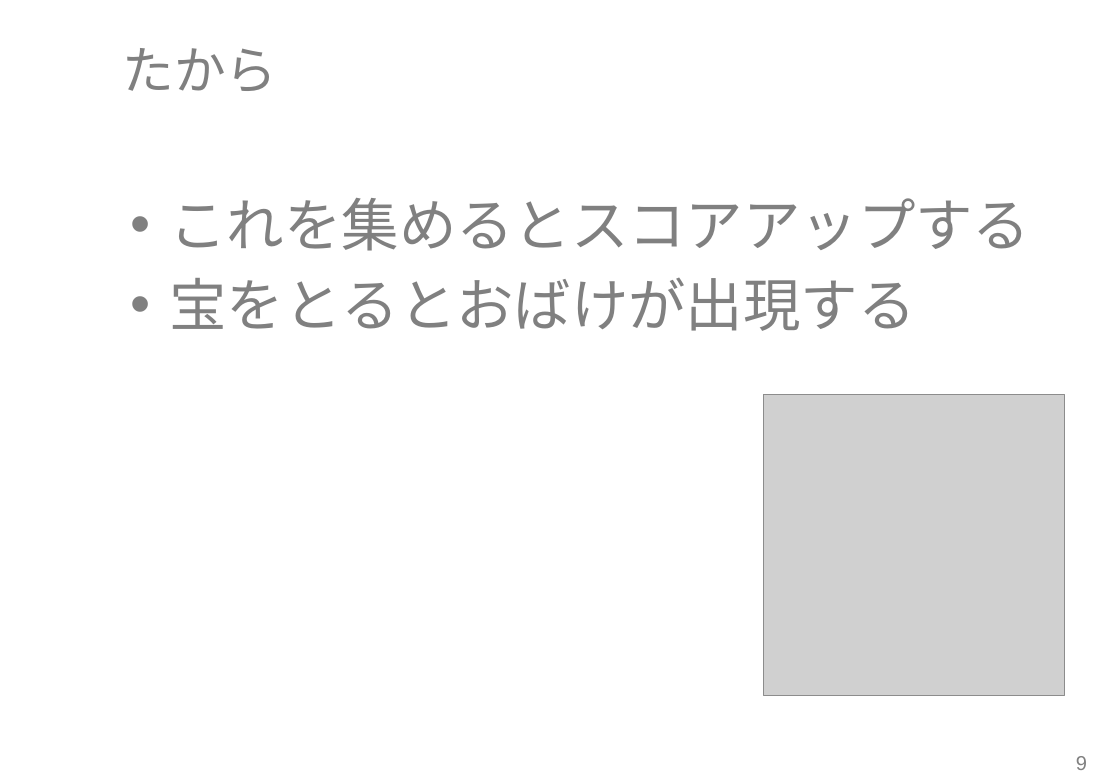
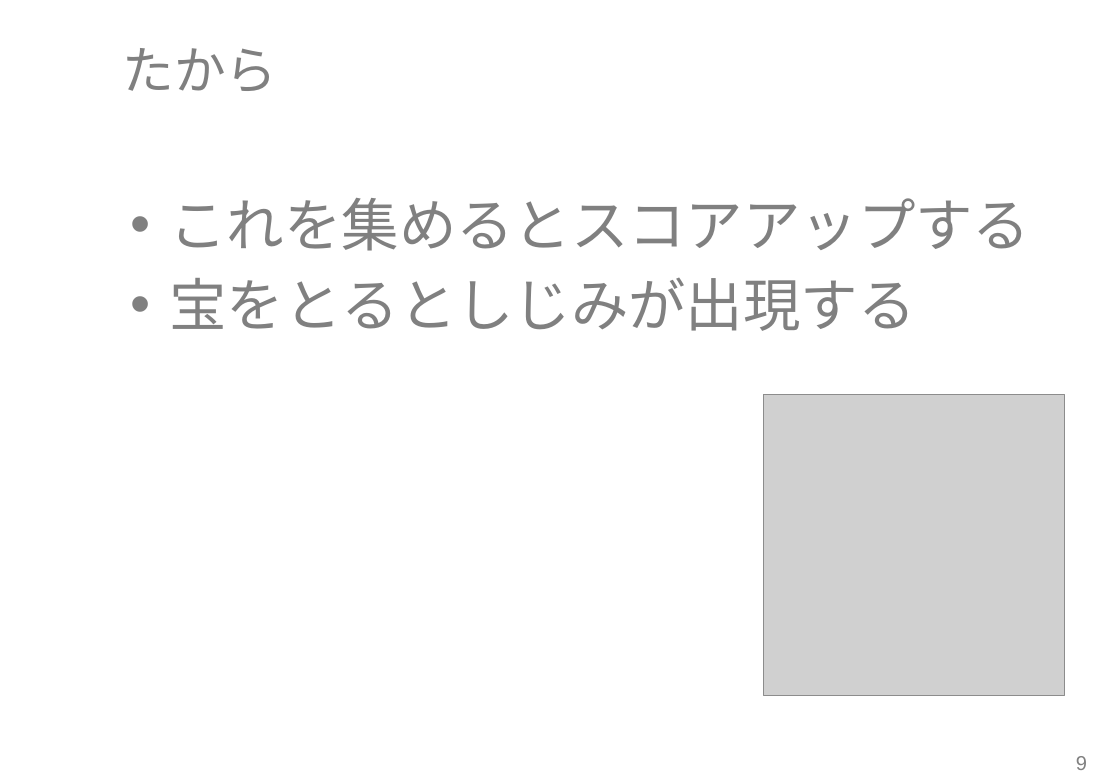
Before and after one commit to RubyCamp/rc2016s_g6, a slide deck: slide 10 of shinziko.pptx. Drawn at 1120x775 pixels with LibreOffice and Linux fonts; fonts in the diff are those of the drawing; grey boxes stand for pictures; background and template pictures are left out. Boxes give left, top, right and bottom in pixels: in the first picture for what was removed or moved away, otherwise in the second. Text is boxed around its words. In the diff, an @@ line names an element or a change of style, - is before the commit and + after.

```diff
--- a/shinziko.pptx
+++ b/shinziko.pptx
@@ text at bbox=[170, 278, 916, 331]: text changed @@
-• 宝をとるとおばけが出現する
+• 宝をとるとしじみが出現する
```
Also in this commit, not shown: 4 other slides changed, 1 other file.
